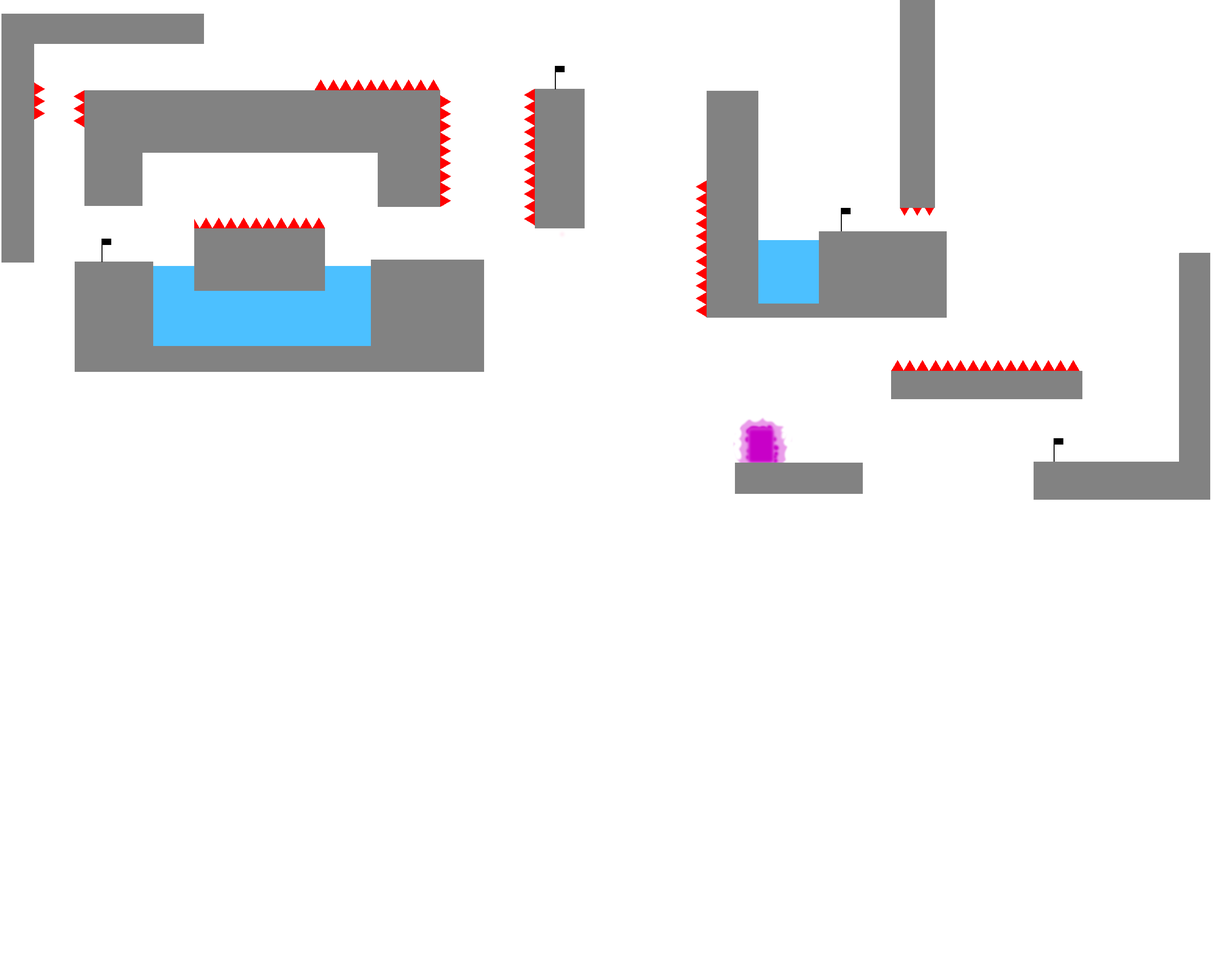
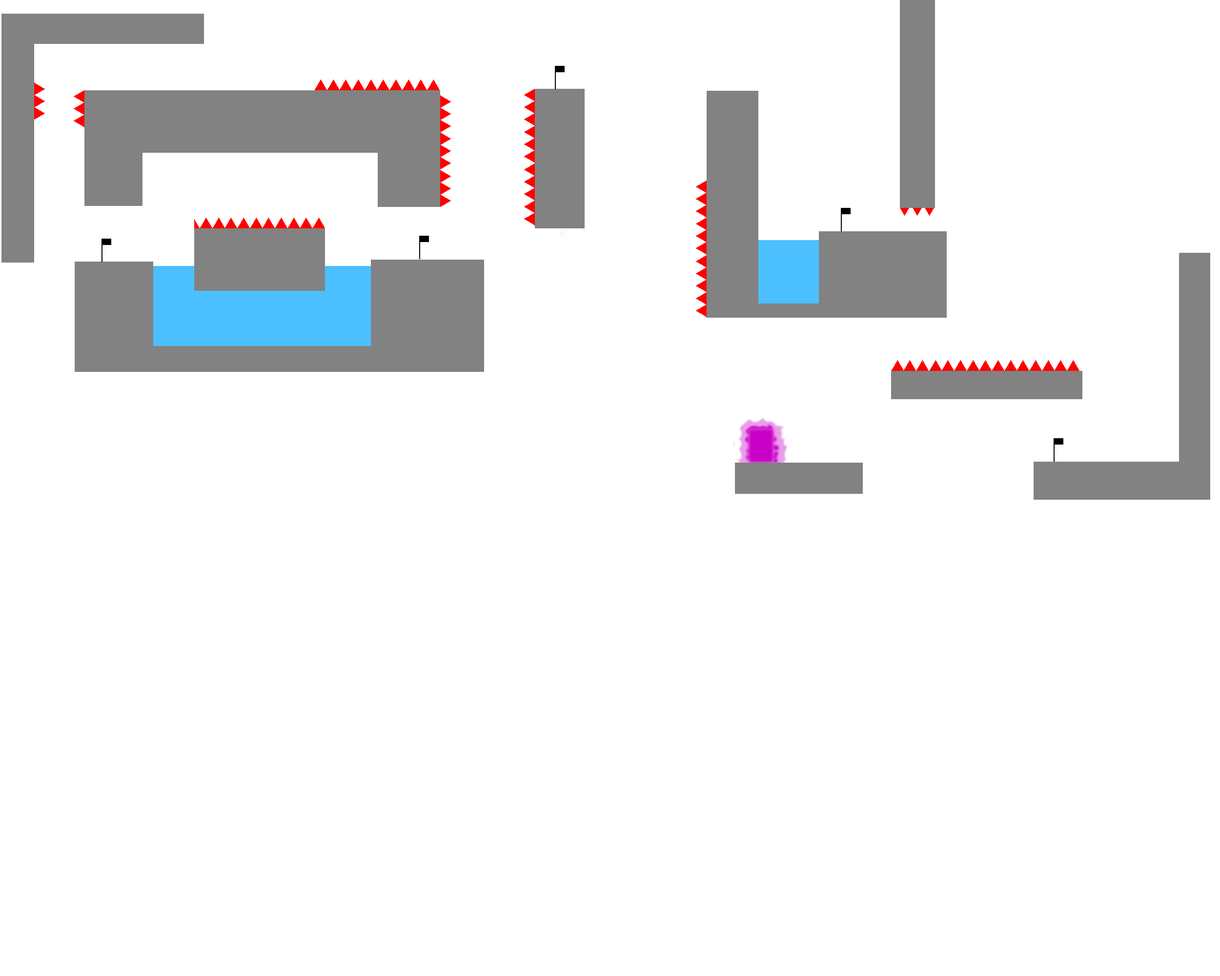
The second 1220×976 image is a revision of the first. Changes to its layers:
added layer "CP2" above "cp4" over [419, 235, 430, 260]
